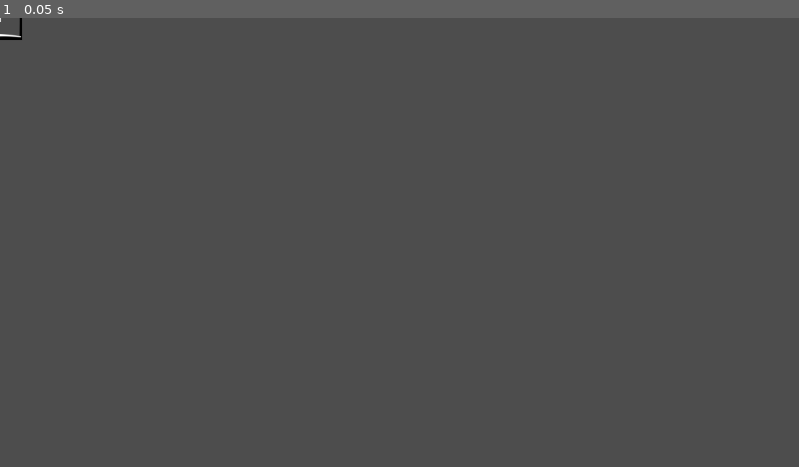
Above: before the commit, frame 1.
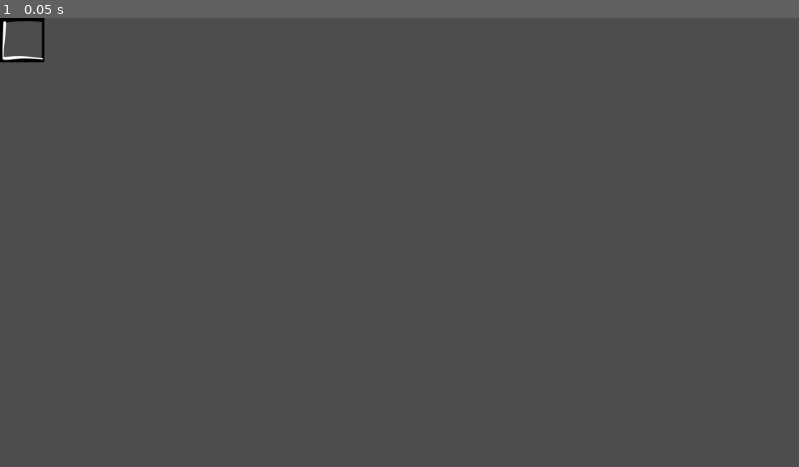
Above: after the commit, the same moment.

Repository: anonlatte/Minesweeper_1
Game: Godot game, scene res://Main.tscn
Same seed, same stepped clock (60 frames per second), same inputs: the game is played once before the commit and once after it.
Inputs:
- Up to frame 1 (0.05 s): no input

The runs differ from the first frame. In frame 1, 0.2% of the frame differs, in the area x 0-6%, y 0-10%.

Commit message:
Add cell open and flag set

Diff:
--- a/Main.tscn
+++ b/Main.tscn
@@ -1,9 +1,10 @@
-[gd_scene load_steps=5 format=3 uid="uid://i0wq1key5dhk"]
+[gd_scene load_steps=6 format=3 uid="uid://i0wq1key5dhk"]
 
 [ext_resource type="Script" path="res://Tile.gd" id="1_v85uh"]
-[ext_resource type="Texture2D" uid="uid://digi28fgry52w" path="res://assets/64x64/unknown_1_64x64.png" id="2_iat6w"]
+[ext_resource type="Texture2D" uid="uid://bk3g6betivyxc" path="res://assets/64x64/empty_64x64.png" id="2_epmu7"]
 [ext_resource type="Texture2D" uid="uid://bsssjkcxrkjnp" path="res://assets/64x64/unknown_2_64x64.png" id="3_uq1li"]
 [ext_resource type="Texture2D" uid="uid://be0btbtoeyvpw" path="res://assets/64x64/bomb_64x64.png" id="4_6qca3"]
+[ext_resource type="Texture2D" uid="uid://u8npm470dq5k" path="res://assets/64x64/flag_1_64x64.png" id="5_t1ips"]
 
 [node name="Node2D" type="Node2D"]
 
@@ -11,14 +12,36 @@
 script = ExtResource("1_v85uh")
 
 [node name="Back" type="Sprite2D" parent="Tile"]
-texture = ExtResource("2_iat6w")
-
-[node name="Cover" type="Sprite2D" parent="Tile"]
-texture = ExtResource("3_uq1li")
+position = Vector2(32, 32)
+texture = ExtResource("2_epmu7")
 
 [node name="Bomb" type="Sprite2D" parent="Tile"]
 visible = false
+position = Vector2(32, 32)
 texture = ExtResource("4_6qca3")
+
+[node name="Label" type="Label" parent="Tile"]
+anchors_preset = 8
+anchor_left = 0.5
+anchor_top = 0.5
+anchor_right = 0.5
+anchor_bottom = 0.5
+offset_right = 64.0
+offset_bottom = 64.0
+grow_horizontal = 2
+grow_vertical = 2
+text = "1"
+horizontal_alignment = 1
+vertical_alignment = 1
+
+[node name="Cover" type="Sprite2D" parent="Tile"]
+position = Vector2(32, 32)
+texture = ExtResource("3_uq1li")
+
+[node name="Flag" type="Sprite2D" parent="Tile"]
+visible = false
+position = Vector2(32, 32)
+texture = ExtResource("5_t1ips")
 
 [node name="Control" type="Control" parent="Tile"]
 layout_mode = 3
@@ -27,27 +50,12 @@
 anchor_top = 0.5
 anchor_right = 0.5
 anchor_bottom = 0.5
-offset_left = -32.0
-offset_top = -32.0
-offset_right = 32.0
-offset_bottom = 32.0
+offset_right = 64.0
+offset_bottom = 64.0
 grow_horizontal = 2
 grow_vertical = 2
-
-[node name="Label" type="Label" parent="Tile"]
-anchors_preset = 8
-anchor_left = 0.5
-anchor_top = 0.5
-anchor_right = 0.5
-anchor_bottom = 0.5
-offset_left = -32.0
-offset_top = -32.0
-offset_right = 32.0
-offset_bottom = 32.0
-grow_horizontal = 2
-grow_vertical = 2
-text = "1"
-horizontal_alignment = 1
-vertical_alignment = 1
+size_flags_horizontal = 4
+size_flags_vertical = 4
+metadata/_edit_lock_ = true
 
 [connection signal="gui_input" from="Tile/Control" to="Tile" method="_on_control_gui_input"]
--- a/Tile.gd
+++ b/Tile.gd
@@ -1,8 +1,36 @@
 extends Node2D
+
+var is_covered = true
+var flagged    = false
+var is_mine    = false
+
+
+#func _ready():
+
+func set_bomb():
+	is_mine = true
+	$Bomb.show()
+
+
+func uncover():
+	if flagged == false:
+		$Cover.hide()
+		is_covered = false
+
+
+func toggle_flag():
+	if is_covered:
+		if flagged:
+			$Flag.hide()
+			flagged = false
+		else:
+			$Flag.show()
+			flagged = true
+
 
 func _on_control_gui_input(event):
 	if event is InputEventMouseButton:
 		if event.is_action_pressed("left_click"):
-			print("Left mouse button pressed")
+			uncover()
 		if event.is_action_pressed("right_click"):
-			print("Right mouse button pressed")
+			toggle_flag()
--- /dev/null
+++ b/tile.tscn
@@ -0,0 +1,59 @@
+[gd_scene load_steps=6 format=3 uid="uid://b6ejltfs8lblu"]
+
+[ext_resource type="Script" path="res://Tile.gd" id="1_lnfgr"]
+[ext_resource type="Texture2D" uid="uid://bk3g6betivyxc" path="res://assets/64x64/empty_64x64.png" id="2_5af1c"]
+[ext_resource type="Texture2D" uid="uid://be0btbtoeyvpw" path="res://assets/64x64/bomb_64x64.png" id="3_quepv"]
+[ext_resource type="Texture2D" uid="uid://bsssjkcxrkjnp" path="res://assets/64x64/unknown_2_64x64.png" id="4_81f7p"]
+[ext_resource type="Texture2D" uid="uid://u8npm470dq5k" path="res://assets/64x64/flag_1_64x64.png" id="5_mu4pc"]
+
+[node name="Tile" type="Node2D"]
+script = ExtResource("1_lnfgr")
+
+[node name="Back" type="Sprite2D" parent="."]
+position = Vector2(32, 32)
+texture = ExtResource("2_5af1c")
+
+[node name="Bomb" type="Sprite2D" parent="."]
+visible = false
+position = Vector2(32, 32)
+texture = ExtResource("3_quepv")
+
+[node name="Label" type="Label" parent="."]
+anchors_preset = 8
+anchor_left = 0.5
+anchor_top = 0.5
+anchor_right = 0.5
+anchor_bottom = 0.5
+offset_right = 64.0
+offset_bottom = 64.0
+grow_horizontal = 2
+grow_vertical = 2
+text = "1"
+horizontal_alignment = 1
+vertical_alignment = 1
+
+[node name="Cover" type="Sprite2D" parent="."]
+position = Vector2(32, 32)
+texture = ExtResource("4_81f7p")
+
+[node name="Flag" type="Sprite2D" parent="."]
+visible = false
+position = Vector2(32, 32)
+texture = ExtResource("5_mu4pc")
+
+[node name="Control" type="Control" parent="."]
+layout_mode = 3
+anchors_preset = 8
+anchor_left = 0.5
+anchor_top = 0.5
+anchor_right = 0.5
+anchor_bottom = 0.5
+offset_right = 64.0
+offset_bottom = 64.0
+grow_horizontal = 2
+grow_vertical = 2
+size_flags_horizontal = 4
+size_flags_vertical = 4
+metadata/_edit_lock_ = true
+
+[connection signal="gui_input" from="Control" to="." method="_on_control_gui_input"]
